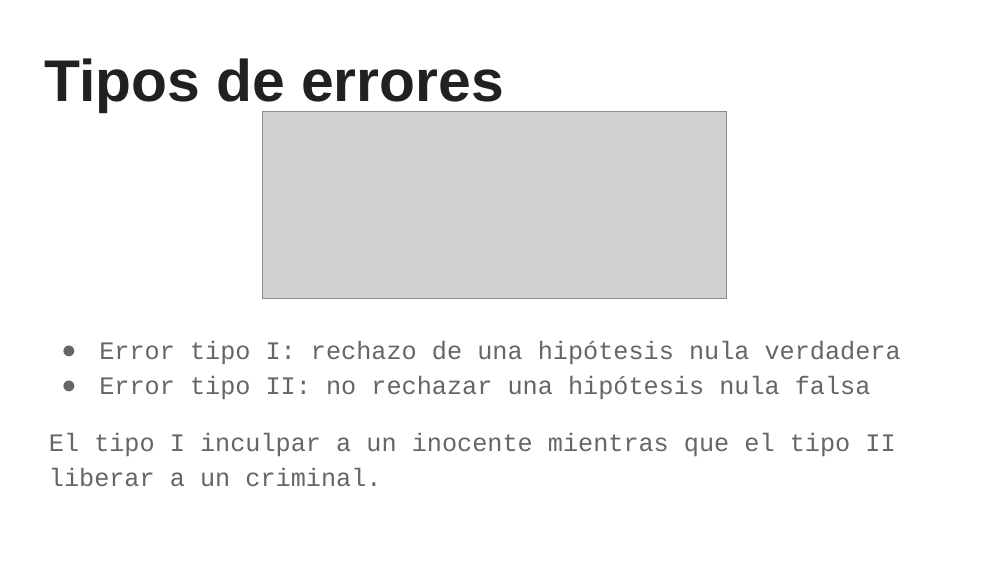
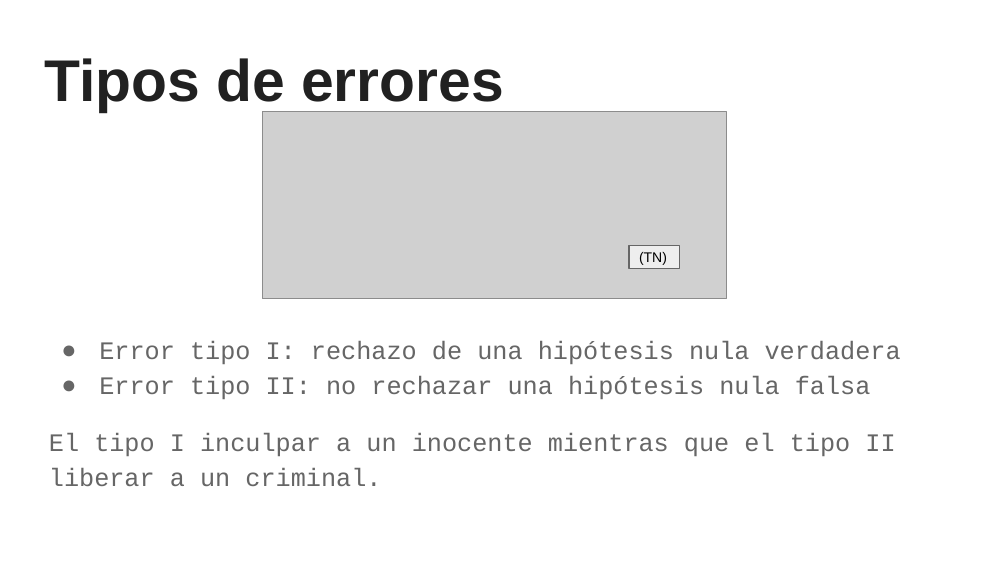
Before and after one commit to sainosmichelle/sainosmichelle.github.io, a slide deck: slide 6 of assets/files/Tema5/5. Rendimiento de los modelos.pptx (slide 5 before the commit). Drawn at 1008x567 pixels with LibreOffice and Linux fonts; fonts in the diff are those of the drawing; grey boxes stand for pictures. Boxes give left, top, right and bottom in pixels: in the first picture for what was removed or moved away, otherwise in the second. Text is boxed around its words. In the diff, an @@ line names an element or a change of style, - is before the commit and + after.

```diff
--- a/assets/files/Tema5/5. Rendimiento de los modelos.pptx
+++ b/assets/files/Tema5/5. Rendimiento de los modelos.pptx
@@ rectangle added at [629, 246, 680, 269], fill #EEEEEE, outline #666666 0.75 pt, 10 pt, text #000000 @@
+(TN)
```
Also in this commit, not shown: 6 other slides changed, 5 slides added, 2 slides removed, 3 other files.
